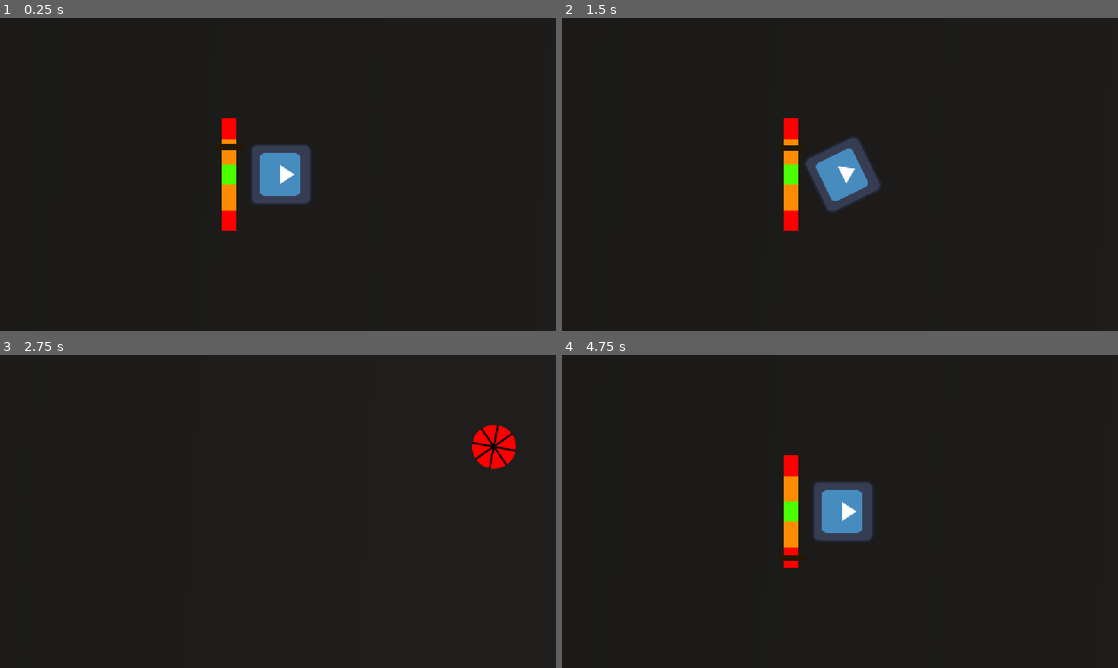
Above: before the commit, frames 1-4 (two rows, left to right).
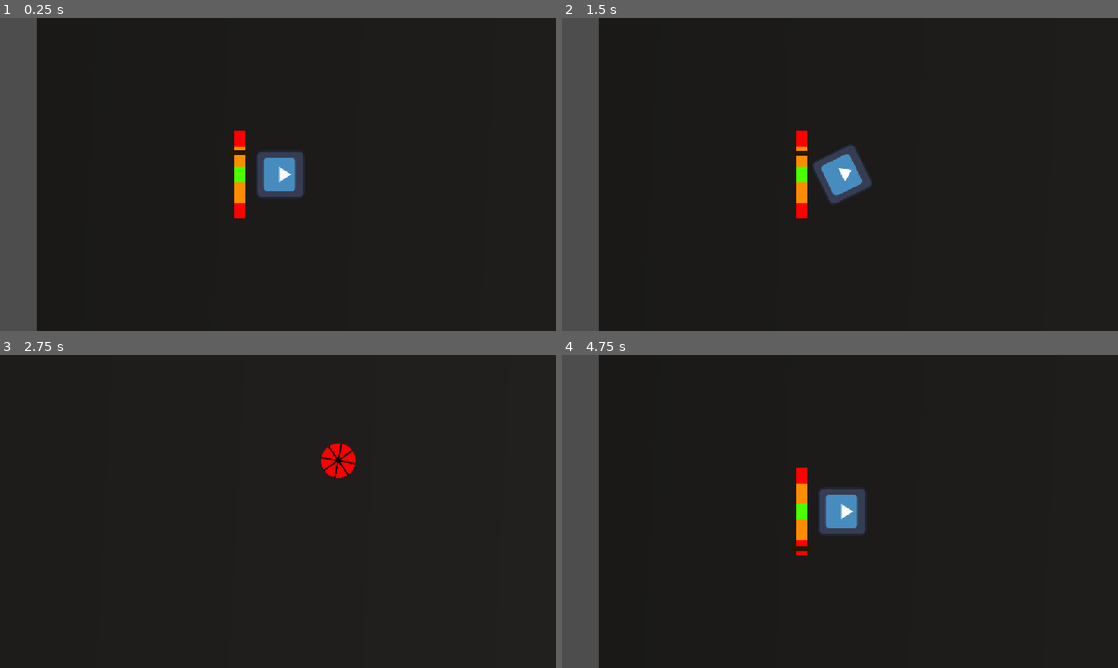
Above: after the commit, the same moments.

Repository: ryder-james/AVerySeriousGameJam
Game: Godot game, scene res://map.tscn
Two runs of this game, one before a commit and one after it. Both use one fixed random seed, a clock stepped at 60 frames per second and the inputs below. The engine's default icon, where the game draws it, is replaced by a stand-in: a white triangle on a blue panel in a dark square.
Inputs:
- Up to frame 1 (0.25 s): no input
- Up to frame 2 (1.5 s): hold A (ccw) 0.53-1.28 s; tap D (cw) at 1.35 s
- Up to frame 3 (2.75 s): tap Enter at 2 s; tap Space (launch) at 2.1 s
- Up to frame 4 (4.75 s): tap A (ccw) at 2.85 s; hold D (cw) 3.53-4.28 s; tap Space (launch) at 4.35 s

The runs differ from the first frame. In frame 1, 9.3% of the frame differs, in the area x 0-56%, y 0-100%; in frame 2, 9.2%; in frame 3, 1.4%; in frame 4, 9.3%.

Commit message:
Fix missing camera values

Diff:
--- a/beyblade/beyblade.tscn
+++ b/beyblade/beyblade.tscn
@@ -26,7 +26,8 @@
 shape = SubResource("CircleShape2D_ujo3m")
 
 [node name="Camera2D" type="Camera2D" parent="." unique_id=1301946405]
+zoom = Vector2(0.785, 0.785)
 limit_top = 0
 limit_bottom = 0
 position_smoothing_enabled = true
-drag_horizontal_enabled = true
+position_smoothing_speed = 10.0
